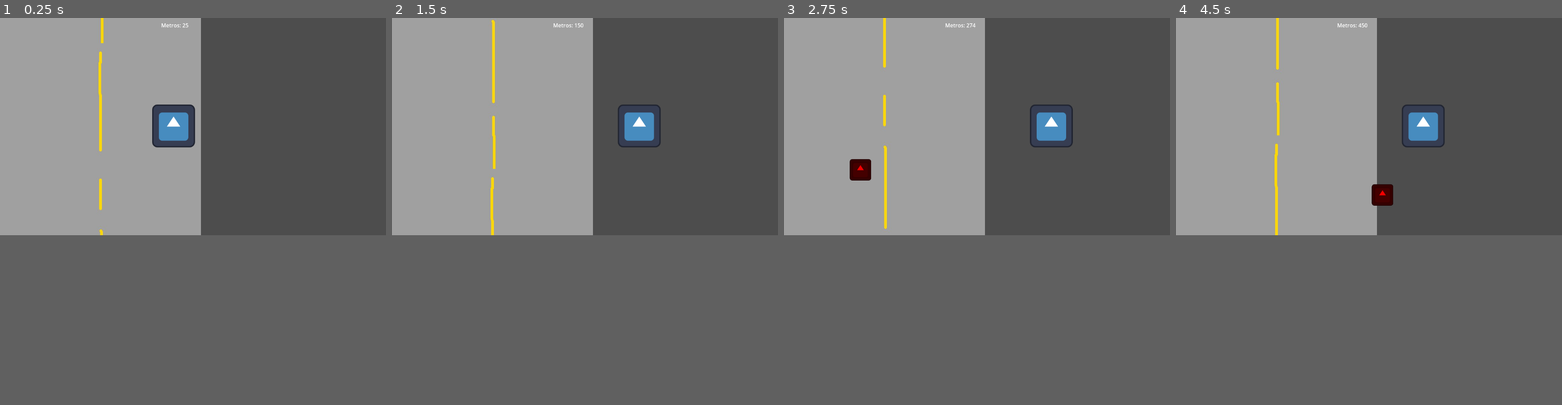
Above: before the commit, frames 1-4 (left to right).
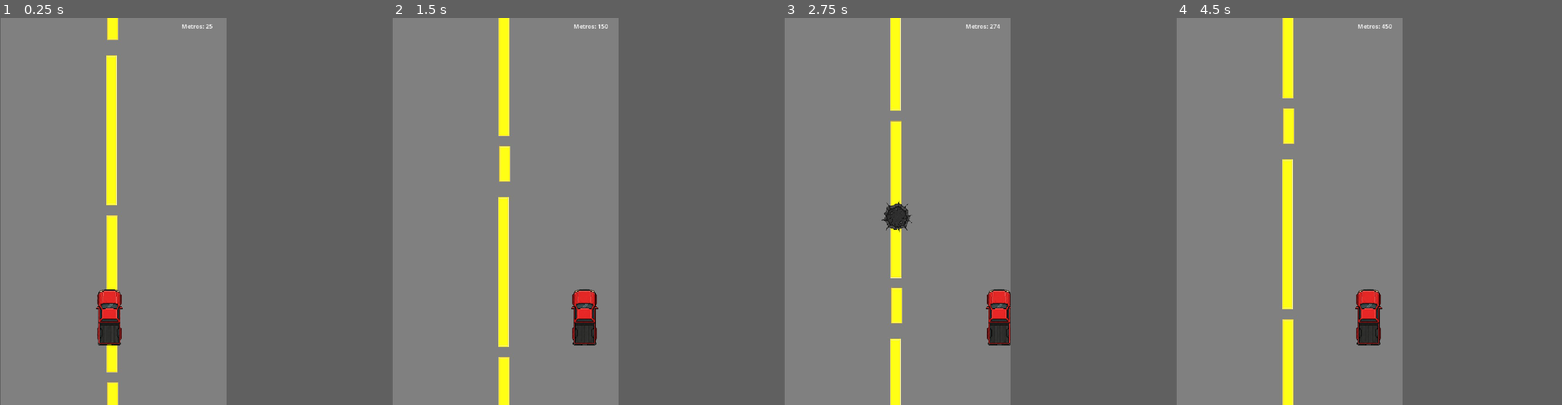
Above: after the commit, the same moments.

Repository: Alexder14/godot-camioneta-runner
Game: Godot game, scene res://mundo2.tscn
Two runs of this game, one before a commit and one after it. Both use one fixed random seed, a clock stepped at 60 frames per second and the inputs below. The engine's default icon, where the game draws it, is replaced by a stand-in: a white triangle on a blue panel in a dark square.
Inputs:
- Up to frame 1 (0.25 s): no input
- Up to frame 2 (1.5 s): hold Right (ui_right) 0.53-1.28 s; hold Left (ui_left) from 1.28 s (still down)
- Up to frame 3 (2.75 s): release Left (ui_left) at 2.03 s; hold Right (ui_right) from 2.03 s (still down)
- Up to frame 4 (4.5 s): release Right (ui_right) at 3.53 s; hold Left (ui_left) from 3.53 s (still down)
In our replay, the window is 799x449 before the commit and 469x800 after it. These sizes can differ from the game's own. Grey fills any space a smaller window leaves; there, only what the larger window draws over its background counts as a difference.

The runs differ from the first frame. In frame 1, 35% of the frame differs, in the area x 0-59%, y 0-100%; in frame 2, 36%; in frame 3, 36%; in frame 4, 36%, in the area x 0-70%, y 0-100%.

Commit message:
Audio finalizado: Música de fondo y corrección de sonido de choque en pausa

Diff:
--- a/mundo2.tscn
+++ b/mundo2.tscn
@@ -1,13 +1,15 @@
-[gd_scene load_steps=7 format=3 uid="uid://b2rrcc82jvx4k"]
+[gd_scene load_steps=9 format=3 uid="uid://b2rrcc82jvx4k"]
 
 [ext_resource type="Script" uid="uid://clvpoxthcdpcn" path="res://mundo_2.gd" id="1_jcb7u"]
 [ext_resource type="Script" uid="uid://bwvkvnjbkl567" path="res://jugador.gd" id="1_q0qo4"]
 [ext_resource type="Texture2D" uid="uid://m2teokl3kd8n" path="res://carretera.jpg" id="1_v7ikv"]
 [ext_resource type="Script" uid="uid://but7sos2phn5q" path="res://parallax_background.gd" id="1_vhn5n"]
-[ext_resource type="Texture2D" uid="uid://2ifdffskyuqy" path="res://icon.svg" id="2_v7ikv"]
+[ext_resource type="Texture2D" uid="uid://q1ndqnxk5v6a" path="res://bus.png" id="5_jcb7u"]
+[ext_resource type="AudioStream" uid="uid://dchksq8uu081i" path="res://marimba.mp3" id="6_1s624"]
+[ext_resource type="AudioStream" uid="uid://dnv4m61njv6ud" path="res://impact.mp3" id="7_54eo1"]
 
 [sub_resource type="RectangleShape2D" id="RectangleShape2D_vhn5n"]
-size = Vector2(130.96875, 131.125)
+size = Vector2(73, 158.5625)
 
 [node name="Mundo" type="Node2D"]
 script = ExtResource("1_jcb7u")
@@ -19,6 +21,7 @@
 motion_mirroring = Vector2(0, 1000)
 
 [node name="Sprite2D" type="Sprite2D" parent="ParallaxBackground/ParallaxLayer"]
+position = Vector2(2, 4)
 texture = ExtResource("1_v7ikv")
 centered = false
 
@@ -26,11 +29,12 @@
 script = ExtResource("1_q0qo4")
 
 [node name="Sprite2D" type="Sprite2D" parent="Jugador"]
-position = Vector2(518, 322)
-texture = ExtResource("2_v7ikv")
+position = Vector2(290.00003, 792)
+scale = Vector2(0.4345, 0.47615612)
+texture = ExtResource("5_jcb7u")
 
 [node name="CollisionShape2D" type="CollisionShape2D" parent="Jugador"]
-position = Vector2(515, 321.4375)
+position = Vector2(290.5, 793.71875)
 shape = SubResource("RectangleShape2D_vhn5n")
 
 [node name="Timer" type="Timer" parent="."]
@@ -55,5 +59,13 @@
 offset_bottom = 456.0
 text = "REINTENTAR"
 
+[node name="MusicaFondo" type="AudioStreamPlayer" parent="."]
+stream = ExtResource("6_1s624")
+autoplay = true
+
+[node name="SonidoChoque" type="AudioStreamPlayer" parent="."]
+process_mode = 3
+stream = ExtResource("7_54eo1")
+
 [connection signal="timeout" from="Timer" to="." method="_on_timer_timeout"]
 [connection signal="pressed" from="CanvasLayer/RestartButton" to="." method="_on_restart_button_pressed"]
--- a/mundo_2.gd
+++ b/mundo_2.gd
@@ -1,38 +1,47 @@
 extends Node2D
 
+# Cargamos el molde del obstáculo
 var obstaculo_scene = preload("res://obstaculo.tscn")
 var score = 0.0
 
 func _process(delta):
-	# 1. Aumentar el puntaje (simulamos metros recorridos)
-	score += 100 * delta # 100 metros por segundo
-
-	# 2. Actualizar el texto en pantalla
-	# $CanvasLayer/ScoreLabel busca el nodo automáticamente
+	# 1. Aumentar puntaje (metros recorridos)
+	score += 100 * delta
+	# Actualizar texto en pantalla
 	$CanvasLayer/ScoreLabel.text = "Metros: " + str(int(score))
 
 func _on_timer_timeout():
-	var nuevo = obstaculo_scene.instantiate()
-	nuevo.position = Vector2(randf_range(50, 550), -50)
-	nuevo.z_index = 10
-	add_child(nuevo)
+	var nuevo_obstaculo = obstaculo_scene.instantiate()
 
-# --- FUNCIÓN NUEVA: GAME OVER ---
-# Esta función la llamará el obstáculo cuando choques
+	# --- AJUSTE PARA PANTALLA VERTICAL (600px) ---
+	# La pantalla mide 600 de ancho.
+	# Dejamos 50px de margen a los lados para que no queden cortados.
+	var x_random = randf_range(50, 550)
+	# ---------------------------------------------
+
+	nuevo_obstaculo.position = Vector2(x_random, -50)
+	nuevo_obstaculo.z_index = 10
+	add_child(nuevo_obstaculo)
+
 func game_over():
 	print("💀 MUNDO: Game Over recibido.")
 
-	# 1. Mostrar el botón de reinicio
+	# Mostrar botón de reinicio
 	$CanvasLayer/RestartButton.visible = true
 
-	# 2. Pausar el juego
+	# --- AUDIO (Si ya agregaste los nodos del Día 6) ---
+	# Si te da error aquí, es porque no has creado los nodos de audio todavía.
+	# Puedes borrar estas dos líneas si aún no tienes audio.
+	if has_node("MusicaFondo"):
+		$MusicaFondo.stop()
+	if has_node("SonidoChoque"):
+		$SonidoChoque.play()
+	# ---------------------------------------------------
+
+	# Pausar el juego
 	get_tree().paused = true
 
-# --- FUNCIÓN NUEVA: REINICIAR ---
-# Esta función se activará al presionar el botón
 func _on_restart_button_pressed():
-	# 1. Quitar la pausa
+	# Quitar pausa y reiniciar
 	get_tree().paused = false
-
-	# 2. Recargar la escena actual (F5 automático)
 	get_tree().reload_current_scene()
--- a/obstaculo.tscn
+++ b/obstaculo.tscn
@@ -1,22 +1,21 @@
 [gd_scene load_steps=4 format=3 uid="uid://bbeys8qsdyfra"]
 
 [ext_resource type="Script" uid="uid://bla76g4fsc26n" path="res://obstaculo.gd" id="1_phkyr"]
-[ext_resource type="Texture2D" uid="uid://2ifdffskyuqy" path="res://icon.svg" id="1_q7004"]
+[ext_resource type="Texture2D" uid="uid://b2uilhucyajvr" path="res://bache.png" id="2_phkyr"]
 
 [sub_resource type="RectangleShape2D" id="RectangleShape2D_phkyr"]
-size = Vector2(60, 61.3125)
+size = Vector2(101, 113.65625)
 
 [node name="Obstaculo" type="Area2D"]
 script = ExtResource("1_phkyr")
 
 [node name="Sprite2D" type="Sprite2D" parent="."]
-self_modulate = Color(0.96, 0, 0, 1)
-position = Vector2(171, 133)
-scale = Vector2(0.5, 0.5)
-texture = ExtResource("1_q7004")
+position = Vector2(241.2576, 205.55234)
+scale = Vector2(0.35496956, 0.38579068)
+texture = ExtResource("2_phkyr")
 
 [node name="CollisionShape2D" type="CollisionShape2D" parent="."]
-position = Vector2(172, 131.34375)
+position = Vector2(242, 206)
 shape = SubResource("RectangleShape2D_phkyr")
 
 [connection signal="body_entered" from="." to="." method="_on_body_entered"]
--- a/project.godot
+++ b/project.godot
@@ -15,6 +15,14 @@
 config/features=PackedStringArray("4.5", "Mobile")
 config/icon="res://icon.svg"
 
+[display]
+
+window/size/viewport_width=600
+window/size/viewport_height=1024
+window/stretch/mode="canvas_items"
+window/stretch/aspect="expand"
+window/handheld/orientation=1
+
 [dotnet]
 
 project/assembly_name="Camioneta2"
Binary file added: bache.png
Not shown, added: bache.png.import
Binary file added: bus.jpg
Not shown, added: bus.jpg.import
Binary file added: bus.png
Not shown, added: bus.png.import
Binary file changed: carretera.jpg
Not shown, added: impact.mp3.import
Not shown, added: marimba.mp3.import
Not shown, added: impact.mp3
Not shown, added: marimba.mp3
